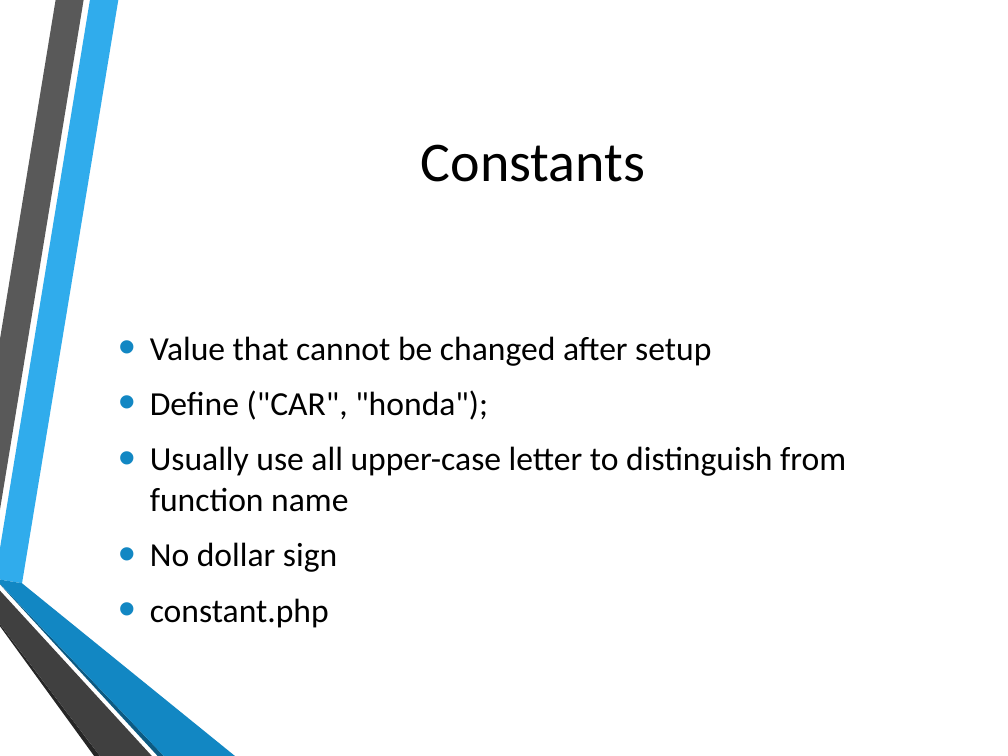
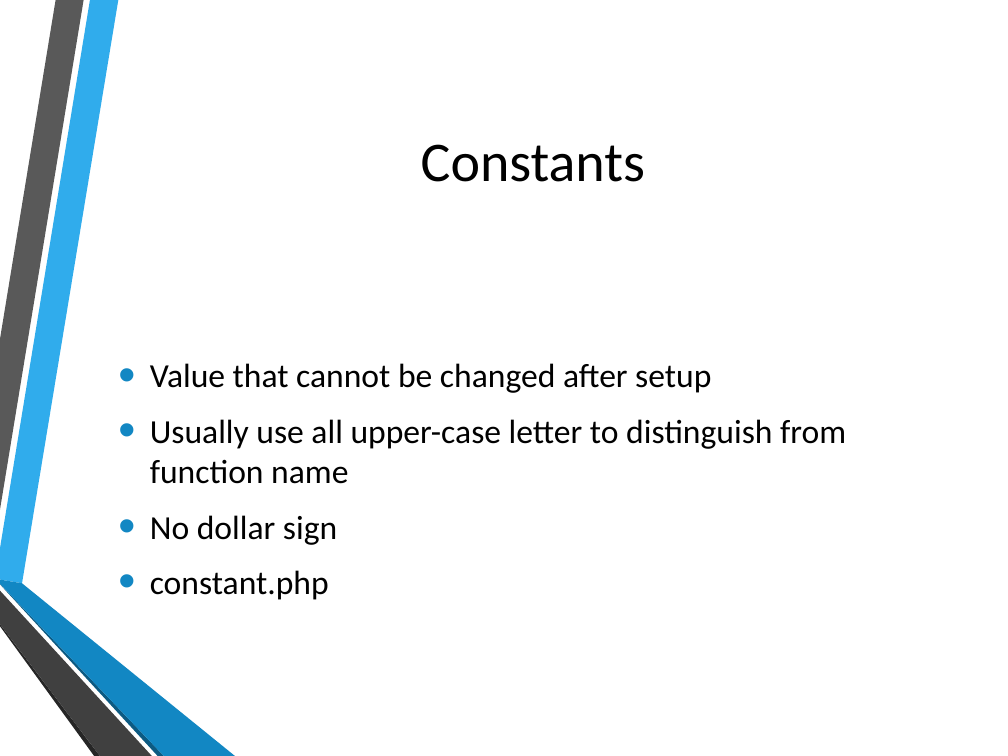
Before and after one commit to hatted/fevaworks-php, a slide deck: slide 8 of php-fw2/lesson2.pptx. Drawn at 1008x756 pixels with LibreOffice and Linux fonts; fonts in the diff are those of the drawing; background and template pictures are left out. Boxes give left, top, right and bottom in pixels: in the first picture for what was removed or moved away, otherwise in the second. Text is boxed around its words. In the diff, an @@ line names an element or a change of style, - is before the commit and + after.

```diff
--- a/php-fw2/lesson2.pptx
+++ b/php-fw2/lesson2.pptx
@@ text at box(150, 390, 488, 420): paragraph removed @@
-• Define ("CAR", "honda");
```
Also in this commit, not shown: 1 slide added, 4 other files.
